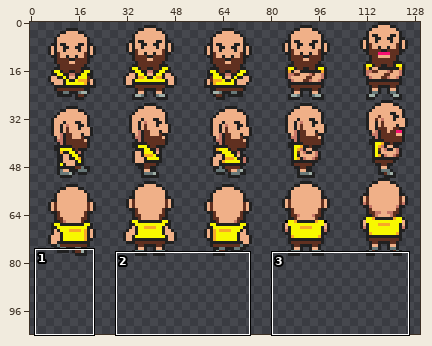
One commit to this sprite sheet: assets/player.png. Above: a wide view before the commit, with the close-up outlined.
Close-up. First the earlier version:
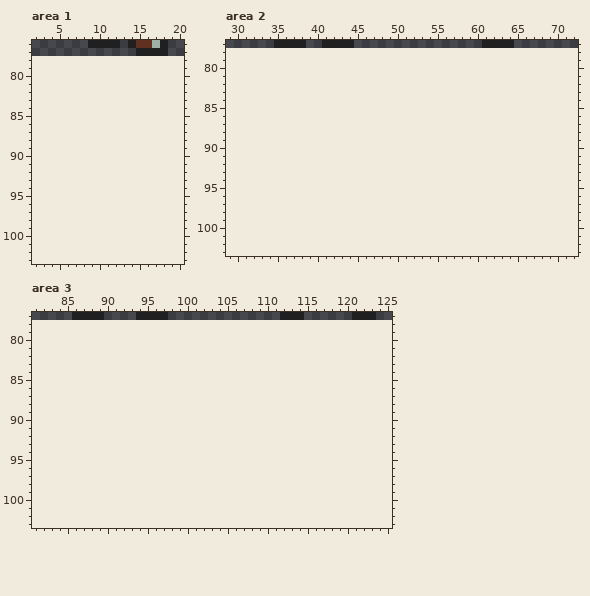
The file is 130x78 pixels. Shown: area 1: x 2..20, y 76..103; area 2: x 29..72, y 77..103; area 3: x 81..125, y 77..103. The old version is drawn lined up with the new one, on the new canvas.
And afterwards:
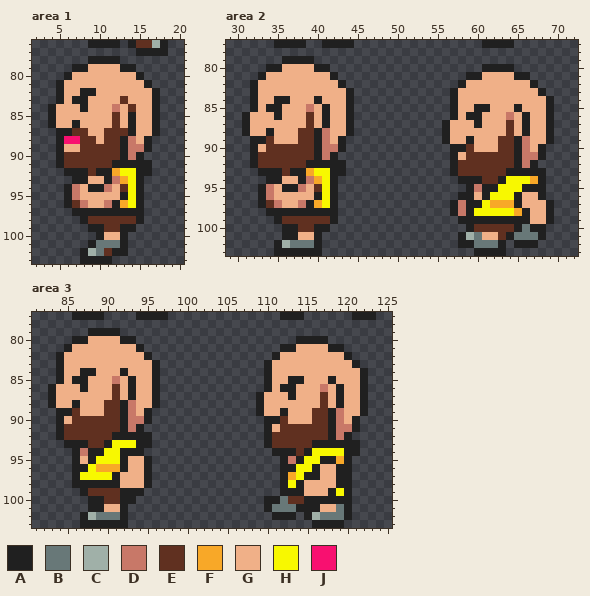
Palette (. is transparent): A #202020  B #687878  C #a0b0a8  D #c87868  E #603020  F #f8a828  G #f0b088  H #f8f800  J #f81070
Edits made:
canvas 130x78 -> 130x104
Area 1:
y 78: x 9..12 .... -> AAAA
y 79: x 7..14 ........ -> AAGGGGAA
y 80: x 6..15 .......... -> AGGGGGGGGA
y 81: x 5..16 ............ -> AGGGGGGGGGGA
y 82: x 5..17 ............. -> AGGAAGGGGGGGA
y 83: x 5..17 ............. -> AGAAGGGGEGGGA
y 84: x 4..17 .............. -> AGGGAGGGDGEGGA
y 85: x 4..17 .............. -> AGGGGGGGEGAGGA
y 86: x 4..17 .............. -> AGGAGGGGEGAGGA
y 87: x 5..17 ............. -> AAEEGGEEEAGGA
y 88: x 5..16 ............ -> AJJEEGEEADGA
y 89: x 5..16 ............ -> AGGEEEEEADDA
y 90: x 5..15 ........... -> AEEEEEEEADA
y 91: x 5..16 ............ -> AEEEEEEAAAAA
y 92: x 6..16 ........... -> AAAEAAFHHAA
y 93: x 7..15 ......... -> AAGGADFHA
y 94: x 6..15 .......... -> ADGAADGEHA
y 95: x 6..15 .......... -> ADGGGGGAHA
y 96: x 6..15 .......... -> AEDGGDAFHA
y 97: x 7..15 ......... -> AAAAAAAAA
y 98: x 8..15 ........ -> AEEEEEEA
y 99: x 9..14 ...... -> AAEEAA
y 100: x 10..13 .... -> AGGA
y 101: x 9..13 ..... -> ABBBA
y 102: x 8..13 ...... -> ACBEAA
y 103: x 8..11 .... -> AAAA
Area 2:
y 79: x 36..39 .... -> AAAA
y 80: x 34..41 ........ -> AAGGGGAA; x 61..64 .... -> AAAA
y 81: x 33..42 .......... -> AGGGGGGGGA; x 59..66 ........ -> AAGGGGAA
y 82: x 32..43 ............ -> AGGGGGGGGGGA; x 58..67 .......... -> AGGGGGGGGA
y 83: x 32..44 ............. -> AGGGGGGGGGGGA; x 57..68 ............ -> AGGGGGGGGGGA
y 84: x 32..44 ............. -> AGGAAGGGAGGGA; x 57..69 ............. -> AGGGGGGGGGGGA
y 85: x 32..44 ............. -> AGAAGGGDGAGGA; x 57..69 ............. -> AGGAAGGGAGGGA
y 86: x 31..44 .............. -> AGGGAGGGEGAGGA; x 57..69 ............. -> AGAAGGGDGAGGA
y 87: x 31..44 .............. -> AGGGGGGGEGAGGA; x 56..69 .............. -> AGGGAGGGEGAGGA
y 88: x 31..44 .............. -> AGGAGGGEEADGGA; x 56..69 .............. -> AGGGGGGGEGAGGA
y 89: x 32..43 ............ -> AAEGGGEEADGA; x 56..69 .............. -> AGGAGGGEEADGGA
y 90: x 32..43 ............ -> AGEEEEEEADDA; x 57..68 ............ -> AAEGGGEEADGA
y 91: x 32..42 ........... -> AEEEEEEEADA; x 57..68 ............ -> AGEEEEEEADDA
y 92: x 32..43 ............ -> AEEEEEEAAAAA; x 57..67 ........... -> AEEEEEEEADA
y 93: x 33..43 ........... -> AAAEAAFHHAA; x 57..68 ............ -> AEEEEEEAAAAA
y 94: x 34..42 ......... -> AAGGADFHA; x 58..68 ........... -> AAAEEAHHHFA
y 95: x 33..42 .......... -> ADGAADGEHA; x 59..68 .......... -> ADAAHHHAAA
y 96: x 33..42 .......... -> ADGGGGGAHA; x 58..68 ........... -> AAGAHHHAGGA
y 97: x 33..42 .......... -> AEDGGDAFHA; x 57..69 ............. -> ADAAHFFFAGGGA
y 98: x 34..42 ......... -> AAAAAAAAA; x 57..69 ............. -> ADAHHHHHFAGGA
y 99: x 35..42 ........ -> AEEEEEEA; x 58..69 ............ -> AAAAAAAAAGGA
y 100: x 36..41 ...... -> AAEEAA; x 59..68 .......... -> AEEEEEABAA
y 101: x 36..40 ..... -> AAGGA; x 58..68 ........... -> ACBGGEABBBA
y 102: x 35..40 ...... -> ACBBBA; x 58..63 ...... -> AABBBA; x 65..67 ... -> AAA
y 103: x 35..40 ...... -> AAAAAA; x 60..63 .... -> AAAA
Area 3:
y 79: x 88..91 .... -> AAAA
y 80: x 86..93 ........ -> AAGGGGAA; x 114..117 .... -> AAAA
y 81: x 85..94 .......... -> AGGGGGGGGA; x 112..119 ........ -> AAGGGGAA
y 82: x 84..95 ............ -> AGGGGGGGGGGA; x 111..120 .......... -> AGGGGGGGGA
y 83: x 84..96 ............. -> AGGGGGGGGGGGA; x 110..121 ............ -> AGGGGGGGGGGA
y 84: x 84..96 ............. -> AGGAAGGGAGGGA; x 110..122 ............. -> AGGGGGGGGGGGA
y 85: x 84..96 ............. -> AGAAGGGDGAGGA; x 110..122 ............. -> AGGAAGGGAGGGA
y 86: x 83..96 .............. -> AGGGAGGGEGAGGA; x 110..122 ............. -> AGAAGGGDGAGGA
y 87: x 83..96 .............. -> AGGGGGGGEGAGGA; x 109..122 .............. -> AGGGAGGGEGAGGA
y 88: x 83..96 .............. -> AGGAGGGEEADGGA; x 109..122 .............. -> AGGGGGGGEGAGGA
y 89: x 84..95 ............ -> AAEGGGEEADGA; x 109..122 .............. -> AGGAGGGEEADGGA
y 90: x 84..95 ............ -> AGEEEEEEADDA; x 110..121 ............ -> AAEGGGEEADGA
y 91: x 84..94 ........... -> AEEEEEEEADA; x 110..121 ............ -> AGEEEEEEADDA
y 92: x 84..95 ............ -> AEEEEEEAAAAA; x 110..120 ........... -> AEEEEEEEADA
y 93: x 85..95 ........... -> AAAEEAHHHAA; x 110..121 ............ -> AEEEEEAAAAAA
y 94: x 86..94 ......... -> ADAAHHAAA; x 111..121 ........... -> AAAEAHHHHAA
y 95: x 86..95 .......... -> AGAHHHAGGA; x 112..120 ......... -> ADAHHAAFA
y 96: x 86..95 .......... -> AAHFFFAGGA; x 112..120 ......... -> AAHHAGGAA
y 97: x 86..95 .......... -> AHHHHAGGGA; x 112..120 ......... -> AFHAAGGAA
y 98: x 86..95 .......... -> AAAAAAGGGA; x 112..120 ......... -> AHAGGGGAA
y 99: x 87..94 ........ -> AEEEEAAA; x 112..120 ......... -> AAAGGGAHA
y 100: x 88..93 ...... -> AAEEAA; x 110..120 ........... -> AABEEAAAAAA
y 101: x 88..92 ..... -> AAGGA; x 110..120 ........... -> ABBBAAAGGBA
y 102: x 87..92 ...... -> ACBBBA; x 111..113 ... -> AAA; x 115..120 ...... -> ACBBBA
y 103: x 87..92 ...... -> AAAAAA; x 116..119 .... -> AAAA
